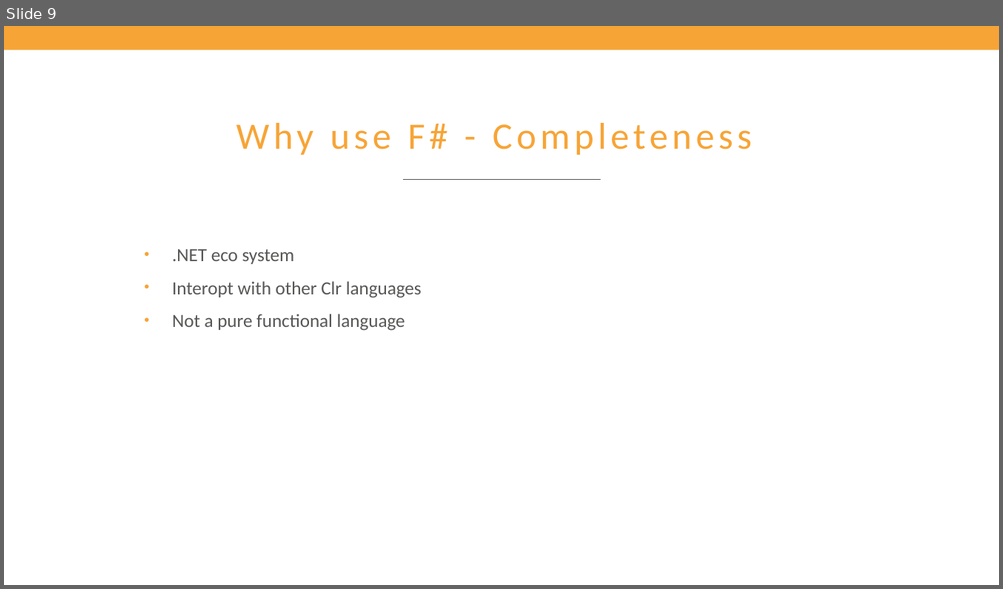
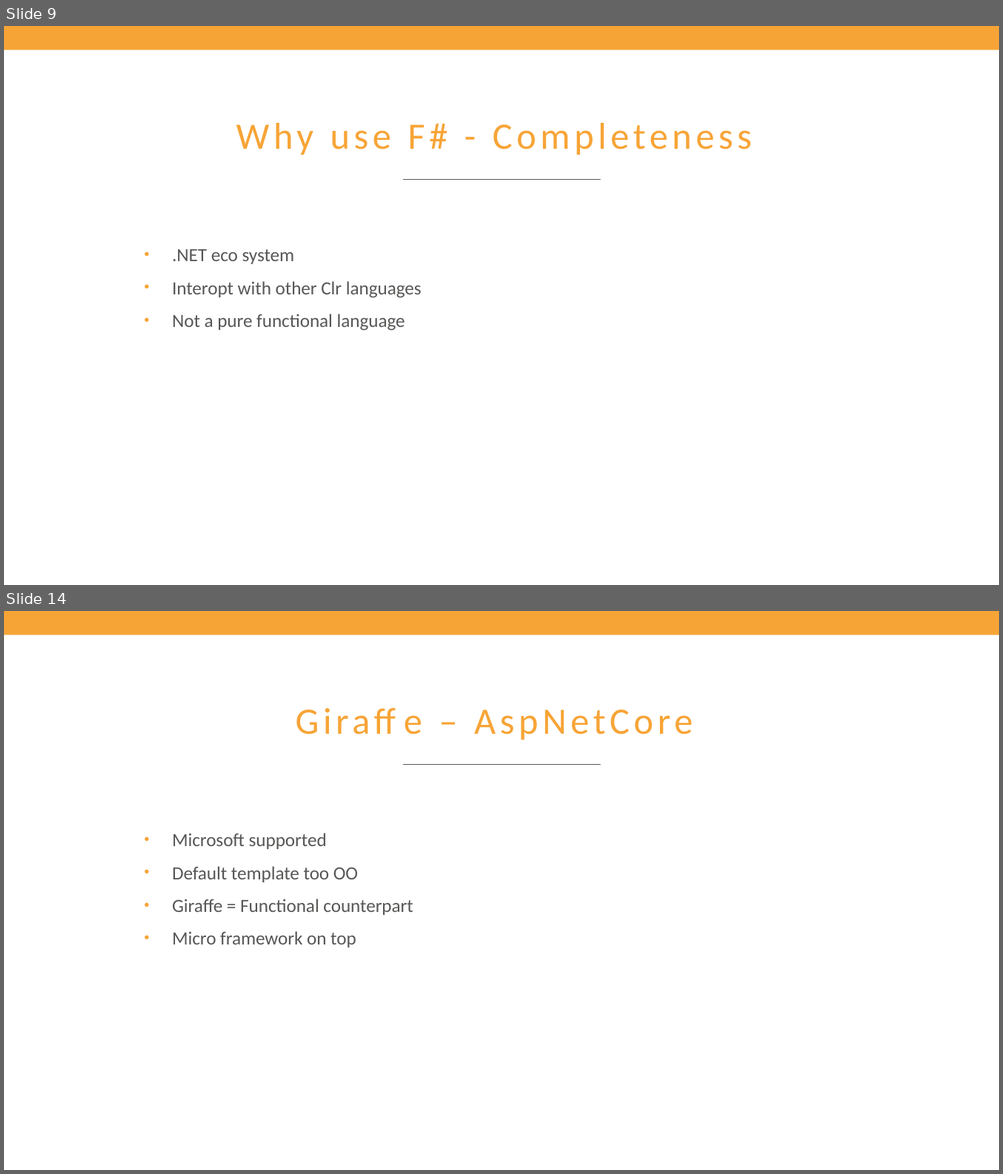
Before and after one commit to nojaf/presentations, a slide deck: fsharp-introduction/FSharpForWeb.pptx. Shown one above the other, each under a label of ours: slide 9 before the commit, slides 9 and 14 after it; the slides between them are not shown. The pictures are 1003x589 and 1003x1174 pixels, drawn with LibreOffice and Linux fonts; fonts in the diff are those of the drawing; background and template pictures are left out. Boxes give left, top, right and bottom in pixels: in the first picture for what was removed or moved away, otherwise in the second. Text is boxed around its words. In the diff, an @@ line names an element or a change of style, - is before the commit and + after.

```diff
--- a/fsharp-introduction/FSharpForWeb.pptx
+++ b/fsharp-introduction/FSharpForWeb.pptx
@@ slide 14 added at <box>4,611,999,1170</box>, background #FFFFFF; not listed: 2 template elements that a slide beside it also shows @@
@@ text added at <box>172,833,412,948</box>, 13.5 pt, text #575756 @@
+• Microsoft supported
+• Default template too OO
+• Giraffe = Functional counterpart
+• Micro framework on top
@@ title added at <box>172,899,222,912</box>, 27 pt, text #F7A436 @@
+Giraffe – AspNetCore
```
Also in this commit, not shown: 5 slides changed, 7 other slides added.
